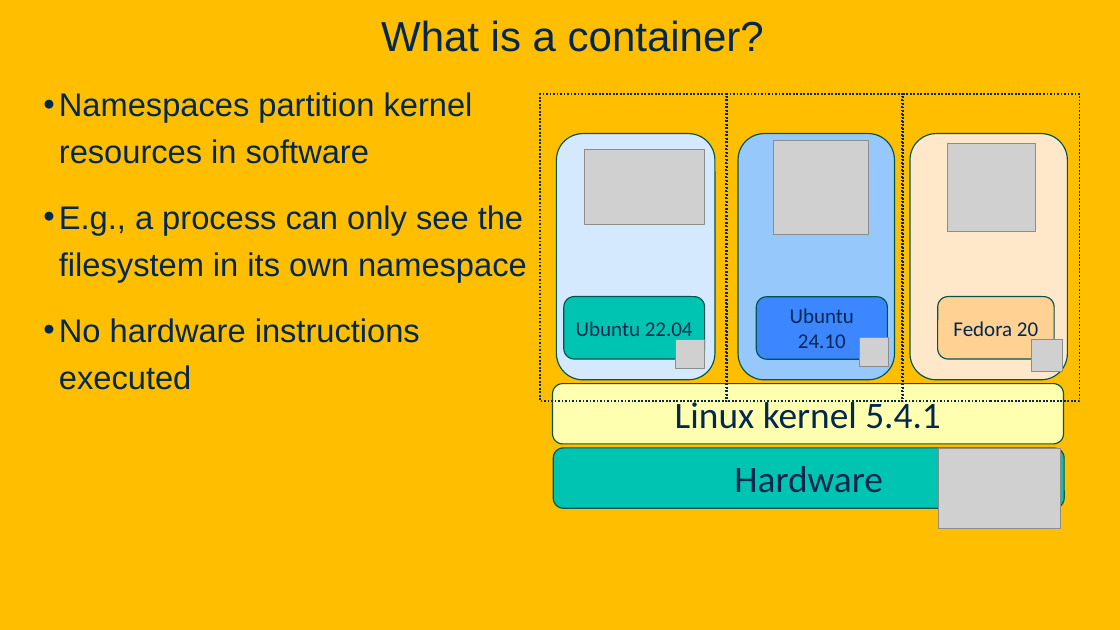
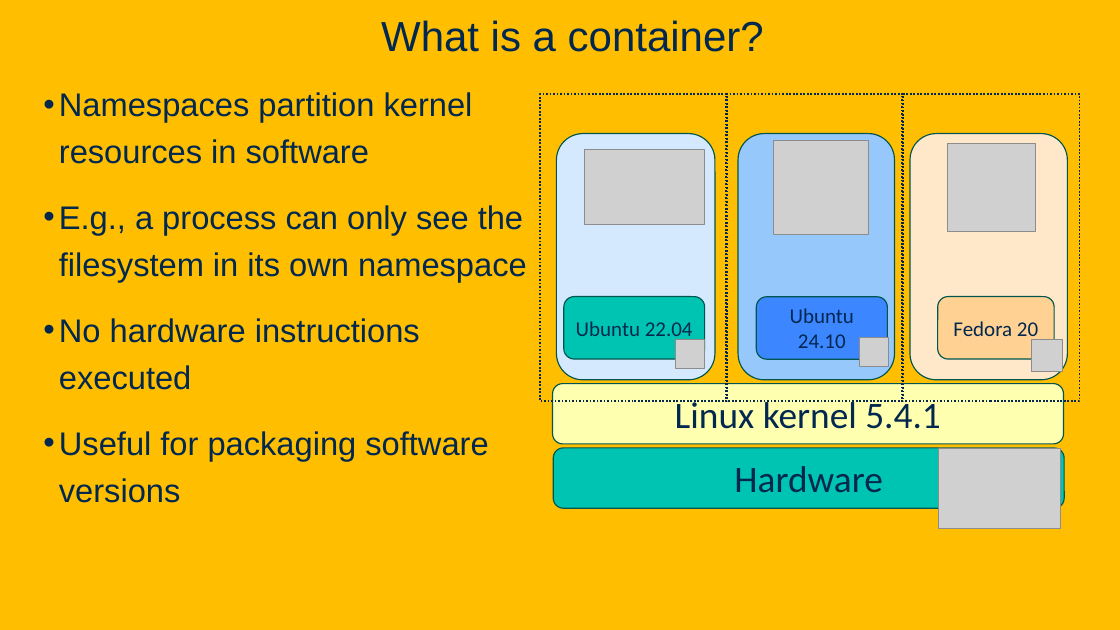
Before and after one commit to davsec-teaching/ecs160-f25, a slide deck: slide 31 of slides/6_software_architecture.pptx (slide 29 before the commit). Drawn at 1120x630 pixels with LibreOffice and Linux fonts; fonts in the diff are those of the drawing; grey boxes stand for pictures; background and template pictures are left out. Boxes give left, top, right and bottom in pixels: in the first picture for what was removed or moved away, otherwise in the second. Text is boxed around its words. In the diff, an @@ line names an element or a change of style, - is before the commit and + after.

Commit message:
update software arch

```diff
--- a/slides/6_software_architecture.pptx
+++ b/slides/6_software_architecture.pptx
@@ text at box(59, 431, 488, 503): paragraph added @@
+• Useful for packaging software versions
```
Also in this commit, not shown: 19 other slides changed, 11 slides added, 1 slide removed.
